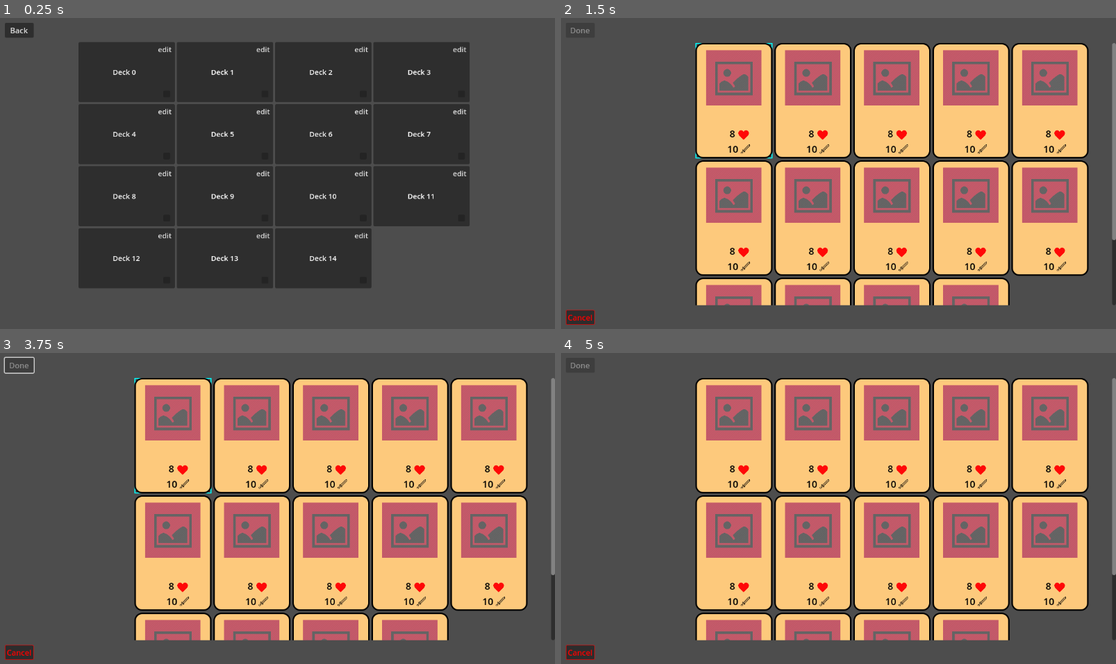
Above: before the commit, frames 1-4 (two rows, left to right).
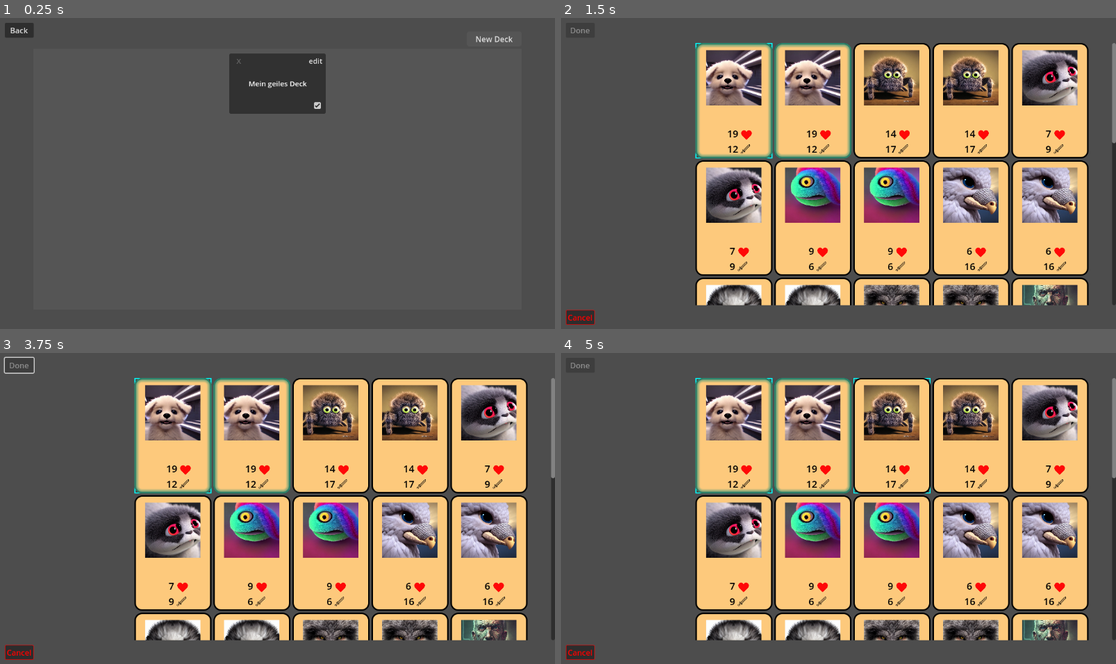
Above: after the commit, the same moments.

Repository: jamklex/first_game
Game: Godot game, scene res://scenes/deckBuilder/_main.tscn
Two runs of this game, one before a commit and one after it. Both use one fixed random seed, a clock stepped at 60 frames per second and the inputs below. This scene is started directly instead of the project's main scene.
Inputs (mouse positions are in pixels of both pictures, inside the frame that each line leads up to):
- Up to frame 1 (0.25 s): no input
- Up to frame 2 (1.5 s): click "edit" at 0.5 s; click (727, 92) at 1.27 s
- Up to frame 3 (3.75 s): click (493, 374) at 2 s, where only the run after the commit has a clickable "New Deck"; click (493, 374) at 2.75 s, where only the run after the commit has a clickable "New Deck"; click "Back" at 3.5 s
- Up to frame 4 (5 s): click "edit" at 4.25 s

The runs differ from the first frame. In frame 1, 47% of the frame differs, in the area x 14-93%, y 5-87%; in frame 2, 24%; in frame 3, 24%; in frame 4, 24%.

Commit message:
deck builder

Diff:
--- a/Deck_Defense/scenes/deckBuilder/_main.tscn
+++ b/Deck_Defense/scenes/deckBuilder/_main.tscn
@@ -1,9 +1,23 @@
-[gd_scene load_steps=5 format=3 uid="uid://dot06br0k3e7s"]
+[gd_scene load_steps=8 format=3 uid="uid://dot06br0k3e7s"]
 
 [ext_resource type="Script" path="res://scenes/deckBuilder/scripts/deckBuilder.gd" id="1_ssxq1"]
 
 [sub_resource type="StyleBoxFlat" id="StyleBoxFlat_0aopp"]
 bg_color = Color(0.301961, 0.301961, 0.301961, 1)
+
+[sub_resource type="StyleBoxFlat" id="StyleBoxFlat_0iu15"]
+bg_color = Color(0.333333, 0.333333, 0.333333, 1)
+corner_radius_top_left = 5
+corner_radius_top_right = 5
+corner_radius_bottom_right = 5
+corner_radius_bottom_left = 5
+
+[sub_resource type="StyleBoxFlat" id="StyleBoxFlat_tb8ml"]
+bg_color = Color(0.333333, 0.333333, 0.333333, 1)
+
+[sub_resource type="StyleBoxFlat" id="StyleBoxFlat_sp8t1"]
+bg_color = Color(0.333333, 0.333333, 0.333333, 1)
+draw_center = false
 
 [sub_resource type="StyleBoxFlat" id="StyleBoxFlat_nvwtu"]
 bg_color = Color(0.176471, 0.176471, 0.176471, 1)
@@ -53,20 +67,53 @@
 text = "Back
 "
 
-[node name="deckWrapper" type="ScrollContainer" parent="bg"]
-layout_mode = 0
+[node name="newDeck" type="Button" parent="bg"]
+layout_mode = 1
+anchors_preset = 1
+anchor_left = 1.0
+anchor_right = 1.0
+offset_left = -183.0
+offset_top = 28.0
+offset_right = -69.0
+offset_bottom = 59.0
+grow_horizontal = 0
+theme_override_styles/normal = SubResource("StyleBoxFlat_0iu15")
+text = "New Deck"
+
+[node name="deckBg" type="Panel" parent="bg"]
+layout_mode = 1
+anchors_preset = 15
 anchor_right = 1.0
 anchor_bottom = 1.0
-offset_left = 55.0
-offset_top = 50.0
+offset_left = 69.0
+offset_top = 64.0
 offset_right = -69.0
-offset_bottom = -50.0
+offset_bottom = -42.0
+grow_horizontal = 2
+grow_vertical = 2
+theme_override_styles/panel = SubResource("StyleBoxFlat_tb8ml")
 
-[node name="center" type="CenterContainer" parent="bg/deckWrapper"]
+[node name="margin" type="MarginContainer" parent="bg/deckBg"]
+layout_mode = 1
+anchors_preset = 15
+anchor_right = 1.0
+anchor_bottom = 1.0
+grow_horizontal = 2
+grow_vertical = 2
+theme_override_constants/margin_left = 10
+theme_override_constants/margin_top = 10
+theme_override_constants/margin_right = 10
+theme_override_constants/margin_bottom = 10
+
+[node name="deckWrapper" type="ScrollContainer" parent="bg/deckBg/margin"]
+layout_mode = 2
+theme_override_styles/panel = SubResource("StyleBoxFlat_sp8t1")
+
+[node name="center" type="CenterContainer" parent="bg/deckBg/margin/deckWrapper"]
 layout_mode = 2
 size_flags_horizontal = 3
 
-[node name="deckHolder" type="GridContainer" parent="bg/deckWrapper/center"]
+[node name="deckHolder" type="GridContainer" parent="bg/deckBg/margin/deckWrapper/center"]
 layout_mode = 2
 size_flags_horizontal = 3
 size_flags_vertical = 3
@@ -138,7 +185,8 @@
 columns = 5
 
 [connection signal="pressed" from="bg/back" to="." method="_on_back_pressed"]
-[connection signal="resized" from="bg/deckWrapper" to="." method="onResized"]
+[connection signal="pressed" from="bg/newDeck" to="." method="_on_new_deck_pressed"]
+[connection signal="resized" from="bg/deckBg/margin/deckWrapper" to="." method="onResized"]
 [connection signal="pressed" from="editDeck/done" to="." method="onEditDeckDone"]
 [connection signal="pressed" from="editDeck/cancel" to="." method="onEditDeckCanceled"]
 [connection signal="resized" from="editDeck/vertAlign/cardWrapper" to="." method="onResized"]
--- a/Deck_Defense/scenes/deckBuilder/prefabs/deck.tscn
+++ b/Deck_Defense/scenes/deckBuilder/prefabs/deck.tscn
@@ -1,8 +1,11 @@
-[gd_scene load_steps=3 format=3 uid="uid://die6ksmmxe626"]
+[gd_scene load_steps=4 format=3 uid="uid://die6ksmmxe626"]
 
 [ext_resource type="Script" path="res://scenes/deckBuilder/scripts/deck.gd" id="1_ryg6k"]
 
 [sub_resource type="StyleBoxFlat" id="StyleBoxFlat_1q01o"]
+draw_center = false
+
+[sub_resource type="StyleBoxFlat" id="StyleBoxFlat_7gjad"]
 draw_center = false
 
 [node name="deck" type="Panel"]
@@ -15,6 +18,17 @@
 grow_horizontal = 2
 grow_vertical = 2
 script = ExtResource("1_ryg6k")
+
+[node name="deleteBtn" type="Button" parent="."]
+layout_mode = 1
+offset_right = 40.0
+offset_bottom = 30.0
+theme_override_colors/font_color = Color(1, 0, 0, 1)
+theme_override_colors/font_disabled_color = Color(0.396078, 0.396078, 0.396078, 1)
+theme_override_font_sizes/font_size = 15
+theme_override_styles/normal = SubResource("StyleBoxFlat_1q01o")
+theme_override_styles/disabled = SubResource("StyleBoxFlat_7gjad")
+text = "X"
 
 [node name="editBtn" type="Button" parent="."]
 layout_mode = 1
@@ -41,8 +55,24 @@
 offset_bottom = 11.5
 grow_horizontal = 2
 grow_vertical = 2
+mouse_filter = 0
 theme_override_font_sizes/font_size = 15
 text = "Deck name"
+
+[node name="nameEdit" type="LineEdit" parent="."]
+visible = false
+layout_mode = 1
+anchors_preset = 8
+anchor_left = 0.5
+anchor_top = 0.5
+anchor_right = 0.5
+anchor_bottom = 0.5
+offset_left = -57.0
+offset_top = -15.5
+offset_right = 57.0
+offset_bottom = 15.5
+grow_horizontal = 2
+grow_vertical = 2
 
 [node name="active" type="CheckBox" parent="."]
 layout_mode = 1
@@ -58,5 +88,8 @@
 grow_horizontal = 0
 grow_vertical = 0
 
+[connection signal="pressed" from="deleteBtn" to="." method="_on_delete_btn_pressed"]
 [connection signal="pressed" from="editBtn" to="." method="_on_edit_btn_pressed"]
+[connection signal="gui_input" from="name" to="." method="_on_name_gui_input"]
+[connection signal="text_submitted" from="nameEdit" to="." method="_on_name_edit_text_submitted"]
 [connection signal="pressed" from="active" to="." method="_on_active_pressed"]
--- a/Deck_Defense/scenes/deckBuilder/scripts/deck.gd
+++ b/Deck_Defense/scenes/deckBuilder/scripts/deck.gd
@@ -5,28 +5,33 @@
 ### on click edit button
 var editFuncObj:Control
 var editFunctionName
-var editFunctionArg
 ####
 ### on click active check
 var activeFuncObj:Control
 var activeFunctionName
-var activeFunctionArg
 ####
+### on click delete button
+var deleteFuncObj:Control
+var deleteFunctionName
+####
+var active = false
 
 
 # Called when the node enters the scene tree for the first time.
 func _ready():
 	pass
 
-func setOnActiveCheckClicked(newFuncObj, funcName, funcArg):
+func setOnActiveCheckClicked(newFuncObj, funcName):
 	activeFuncObj = newFuncObj
 	activeFunctionName = funcName
-	activeFunctionArg = funcArg
 
-func setOnEditButtonClicked(newFuncObj, funcName, funcArg):
+func setOnEditButtonClicked(newFuncObj, funcName):
 	editFuncObj = newFuncObj
 	editFunctionName = funcName
-	editFunctionArg = funcArg
+
+func setOnDeleteButtonClicked(newFuncObj, funcName):
+	deleteFuncObj = newFuncObj
+	deleteFunctionName = funcName
 
 func setDeckName(newName):
 	var labelName = $name as Label
@@ -35,11 +40,38 @@
 func setActive(newActive):
 	var activeBox = $active as CheckBox
 	activeBox.button_pressed = newActive
+	var deleteBtn = $deleteBtn as Button
+	deleteBtn.disabled = newActive
+	active = newActive
+
+func _showNameEdit(show:bool):
+	var name = $name as Label
+	var nameEdit = $nameEdit as LineEdit
+	name.visible = not show
+	nameEdit.visible = show
+	if show:
+		nameEdit.grab_focus()
 
 func _on_edit_btn_pressed():
 	if editFuncObj:
-		editFuncObj.call(editFunctionName, editFunctionArg)
+		editFuncObj.call(editFunctionName, self)
 
 func _on_active_pressed():
 	if activeFuncObj:
-		activeFuncObj.call(activeFunctionName, activeFunctionArg)
+		activeFuncObj.call(activeFunctionName, self)
+
+func _on_delete_btn_pressed():
+	if deleteFuncObj:
+		deleteFuncObj.call(deleteFunctionName, self)
+
+func _on_name_gui_input(event):
+	if event is InputEventMouseButton:
+		event = event as InputEventMouseButton
+		if event.double_click:
+			print("double clicked name...")
+			_showNameEdit(true)
+
+func _on_name_edit_text_submitted(newName:String):
+	if newName.length() > 0:
+		setDeckName(newName)
+		_showNameEdit(false)
--- a/Deck_Defense/scenes/deckBuilder/scripts/deckBuilder.gd
+++ b/Deck_Defense/scenes/deckBuilder/scripts/deckBuilder.gd
@@ -1,5 +1,7 @@
 extends Control
 
+var playerDataJsonPath = "res://data/player.json"
+var jsonReader = preload("res://shared/scripts/json_reader.gd").new()
 var deckScene:PackedScene = preload("res://scenes/deckBuilder/prefabs/deck.tscn")
 var cardScene:PackedScene = preload("res://scenes/deckBuilder/prefabs/selectableCard.tscn")
 var rng = RandomNumberGenerator.new()
@@ -9,54 +11,69 @@
 var deckHolder:GridContainer
 var cardHolder:GridContainer
 
+
 # Called when the node enters the scene tree for the first time.
 func _ready():
 	editDeck = $editDeck
-	deckHolder = $bg/deckWrapper/center/deckHolder
+	deckHolder = $bg/deckBg/margin/deckWrapper/center/deckHolder
 	cardHolder = $editDeck/vertAlign/cardWrapper/center/cardHolder
 	rng.randomize()
-	addRandomDecks()
+	_loadDecks()
+#	get_tree().set_auto_accept_quit(false)  # for reacting on close request
 
-
-func addRandomDecks():
-	## CLEAR ALREADY EXISTING DECKS
-	for child in deckHolder.get_children():
-		deckHolder.remove_child(child)
-	decks.clear()
-	##### ADD NEW DECKS
-	var numOfDecks = rng.randi_range(10, 20)
-	for i in numOfDecks:
+func _loadDecks():
+	var decksData = jsonReader.read_json(playerDataJsonPath)
+	for deckData in decksData["decks"]:
 		var newDeck = deckScene.instantiate() as Deck
-		newDeck.setDeckName("Deck " + String.num_int64(i))
-		newDeck.setOnEditButtonClicked(self, "onDeckEditBtnClicked", i)
-		newDeck.setOnActiveCheckClicked(self, "onDeckActiveCheckClicked", i)
+		newDeck.setDeckName(deckData["name"])
+		newDeck.setOnEditButtonClicked(self, "onDeckEditBtnClicked")
+		newDeck.setOnActiveCheckClicked(self, "onDeckActiveCheckClicked")
+		newDeck.setOnDeleteButtonClicked(self, "onDeckDeleteBtnClicked")
+		newDeck.setActive(deckData["active"])
 		deckHolder.add_child(newDeck)
 		decks.append(newDeck)
 	setDeckHolderColumns()
 
-func onDeckEditBtnClicked(index):
-	print("opening pack with index: " + String.num_int64(index))
-	addRandomCards()
+func onDeckDeleteBtnClicked(deck: Deck):
+	print("delete pack with name: " + deck.name)
+	decks.remove_at(decks.find(deck))
+	deckHolder.remove_child(deck)
+	setDeckHolderColumns()
+
+func onDeckEditBtnClicked(deck: Deck):
+	print("opening pack with name: " + deck.name)
+	loadCards()
 	setCardHolderColumns()
 	editDeck.visible = true
 
-func onDeckActiveCheckClicked(activeIndex):
+func onDeckActiveCheckClicked(activeDeck:Deck):
 	for index in decks.size():
 		var deck = decks[index] as Deck
-		deck.setActive(index==activeIndex)
+		deck.setActive(deck == activeDeck)
 
-func addRandomCards():
-	var numOfCards = rng.randi_range(10, 30)
-	for i in numOfCards:
-		var newCard = cardScene.instantiate()
-		cardHolder.add_child(newCard)
-		cards.append(newCard)
+func loadCards():
+	var playerData = jsonReader.read_json(playerDataJsonPath)
+	for cardData in playerData["cards"]:
+		for i in range(cardData["amount"]):
+			var newCard = cardScene.instantiate()
+			newCard.get_node("Card").initialize_from_id(cardData["id"])
+			cardHolder.add_child(newCard)
+			cards.append(newCard)
 
 func _on_deck_wrapper_resized():
 	pass
 
 func _on_back_pressed():
+	_beforeLeave()
 	get_tree().change_scene_to_file("res://scenes/menu/_main.tscn")
+
+func _beforeLeave():
+	print("_beforeLeave")
+
+#func _notification(what):    # actually u can handle then the close request here
+#	if what == NOTIFICATION_WM_CLOSE_REQUEST:
+#		_beforeLeave()
+#		get_tree().quit()
 
 func onResized():
 	setDeckHolderColumns()
@@ -79,7 +96,6 @@
 #	print("width cardholder: " + String.num_int64(resultCardHolder.get_rect().size.x))
 #	print("width parent of cardholder: " + String.num_int64(resultCardHolder.get_parent_control().get_rect().size.x))
 
-
 func setCardHolderColumns():
 	if not cardHolder:
 		return
@@ -97,7 +113,6 @@
 #	print("width cardholder: " + String.num_int64(resultCardHolder.get_rect().size.x))
 #	print("width parent of cardholder: " + String.num_int64(resultCardHolder.get_parent_control().get_rect().size.x)
 
-
 func onEditDeckCanceled():
 	editDeck.visible = false
 	cleanCardHolder()
@@ -109,3 +124,12 @@
 
 func onEditDeckDone():
 	pass # Replace with function body.
+
+func _on_new_deck_pressed():
+	var newDeck = deckScene.instantiate() as Deck
+	newDeck.setDeckName("New Deck")
+	newDeck.setOnEditButtonClicked(self, "onDeckEditBtnClicked")
+	newDeck.setOnActiveCheckClicked(self, "onDeckActiveCheckClicked")
+	newDeck.setOnDeleteButtonClicked(self, "onDeckDeleteBtnClicked")
+	deckHolder.add_child(newDeck)
+	decks.append(newDeck)
--- a/Deck_Defense/scenes/menu/scripts/menuScript.gd
+++ b/Deck_Defense/scenes/menu/scripts/menuScript.gd
@@ -3,7 +3,7 @@
 var settingsPanel:Panel
 
 ## actual settings
-var settings = Settings.new()
+var settings = preload("res://shared/settings.gd").new()
 var KEY_FULLSCREEN = "fullscreen"
 var KEY_WINDOWSIZE_WIDTH = "windowSizeWidth"
 var KEY_WINDOWSIZE_HEIGHT = "windowSizeHeight"
